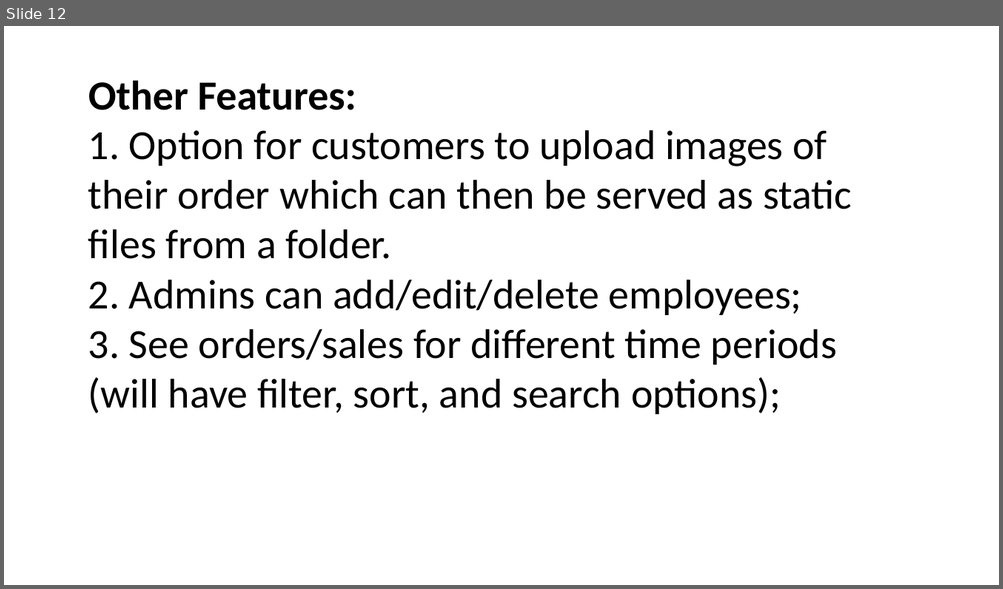
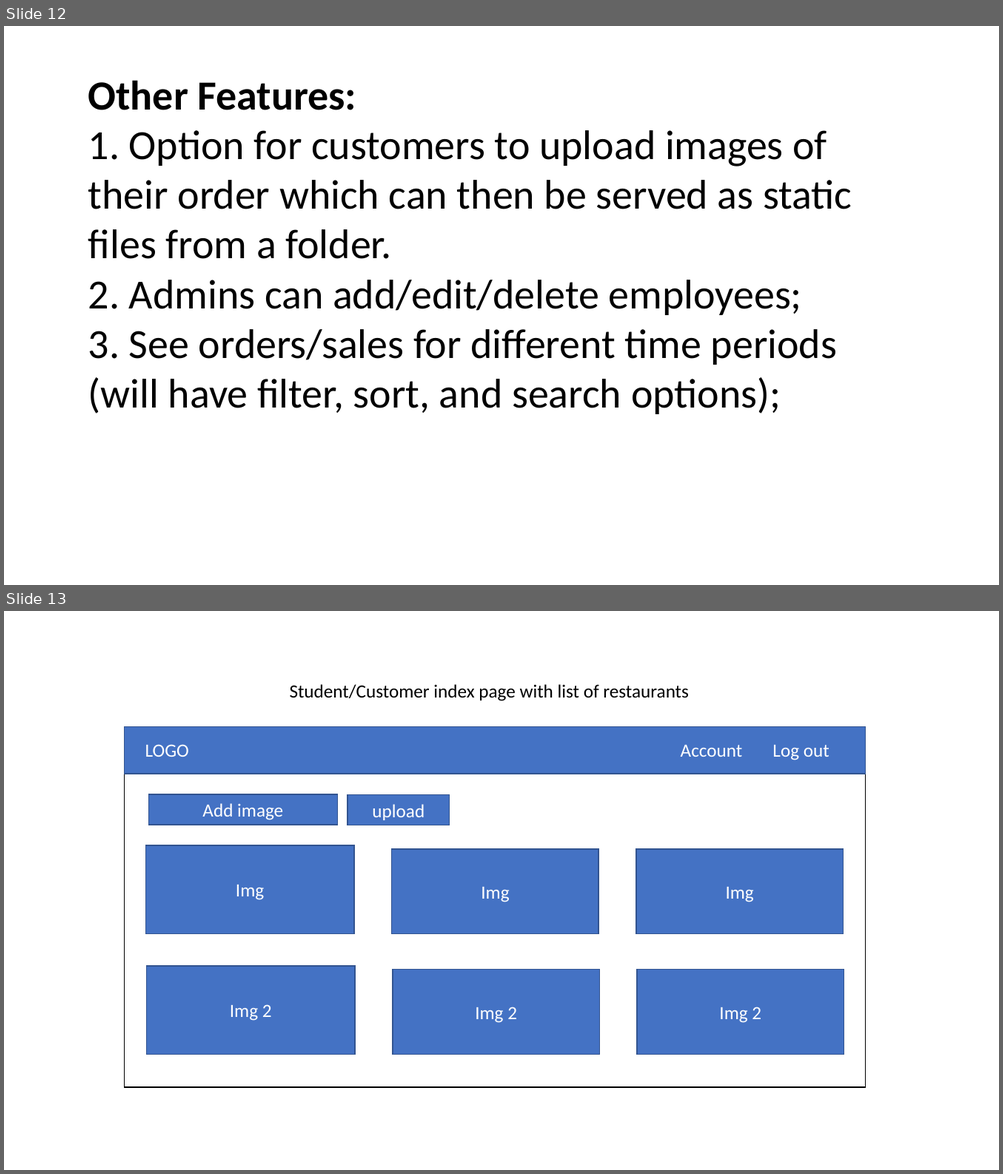
Before and after one commit to sNirajan/CFOS, a slide deck: ACS_3909_ProjectPPT.pptx. Shown one above the other, each under a label of ours: slide 12 before the commit, slides 12 and 13 after it. The pictures are 1003x589 and 1003x1174 pixels, drawn with LibreOffice and Linux fonts; fonts in the diff are those of the drawing. Boxes give left, top, right and bottom in pixels: in the first picture for what was removed or moved away, otherwise in the second. Text is boxed around its words. In the diff, an @@ line names an element or a change of style, - is before the commit and + after.

```diff
--- a/ACS_3909_ProjectPPT.pptx
+++ b/ACS_3909_ProjectPPT.pptx
@@ slide 13 added at <box>4,611,999,1170</box>, background #FFFFFF @@
@@ text added at <box>290,684,688,701</box>, 18 pt, text #000000 @@
+Student/Customer index page with list of restaurants
@@ rectangle added at <box>124,726,865,1088</box>, outline #000000 1 pt @@
@@ rectangle added at <box>124,726,865,774</box>, fill #4472C4, outline #325491 1 pt @@
@@ text added at <box>145,744,189,757</box>, 18 pt, text #FFFFFF @@
+LOGO
@@ text added at <box>680,745,743,757</box>, 18 pt, text #FFFFFF @@
+Account
@@ text added at <box>772,745,829,760</box>, 18 pt, text #FFFFFF @@
+Log out
@@ rectangle added at <box>149,795,338,825</box>, fill #4472C4, outline #325491 1 pt, 18 pt, text #FFFFFF @@
+Add image
@@ rectangle added at <box>348,795,449,826</box>, fill #4472C4, outline #325491 1 pt, 18 pt, text #FFFFFF @@
+upload
@@ group added at <box>146,846,843,1055</box>: 6 rectangles @@
+Img
+Img
+Img
+Img 2
+Img 2
+Img 2
```
Also in this commit, not shown: 2 slides changed.
